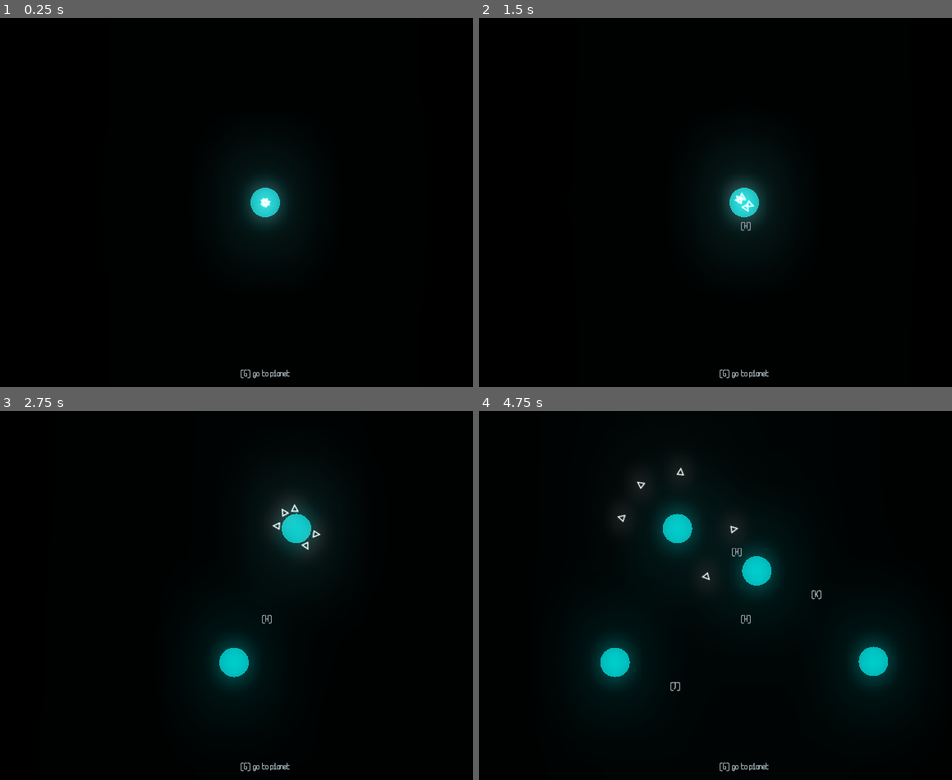
Above: before the commit, frames 1-4 (two rows, left to right).
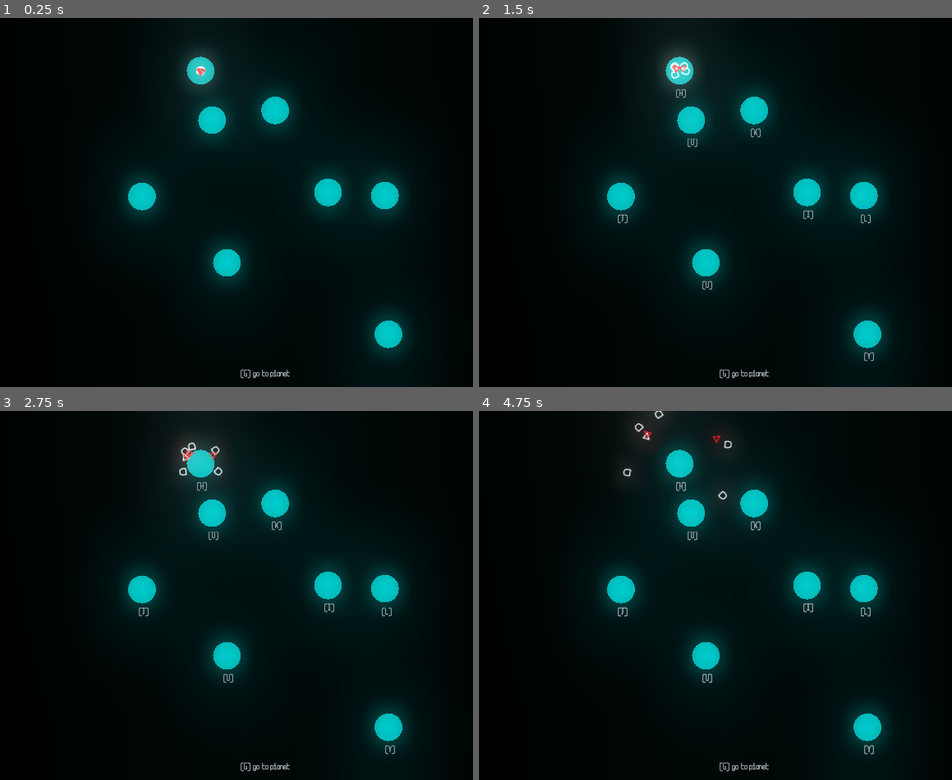
Above: after the commit, the same moments.

Repository: raffomania/aekisfour
Game: Godot game, scene res://main.tscn
Same seed, same stepped clock (60 frames per second), same inputs: the game is played once before the commit and once after it.
Inputs:
- Up to frame 1 (0.25 s): no input
- Up to frame 2 (1.5 s): tap Enter at 0.5 s; hold R (r) 0.53-1.28 s; tap G (g) at 0.6 s; tap R (r) at 1.35 s
- Up to frame 3 (2.75 s): tap S (s) at 1.55 s; hold S (s) from 2.03 s (still down); tap D (d, bound only after the commit) at 2.3 s
- Up to frame 4 (4.75 s): release S (s) at 2.78 s; tap D (d, bound only after the commit) at 2.85 s; tap G (g) at 3.05, 3.6 s; hold R (r) 3.53-4.28 s; tap R (r) at 4.35 s; tap S (s) at 4.55 s

The runs differ from the first frame. In frame 1, 13% of the frame differs, in the area x 25-88%, y 5-94%; in frame 2, 13%, in the area x 25-88%, y 4-94%; in frame 3, 11%; in frame 4, 11%.

Commit message:
add enemies and defense ships

Diff:
--- a/main.tscn
+++ b/main.tscn
@@ -1,10 +1,13 @@
-[gd_scene load_steps=10 format=2]
+[gd_scene load_steps=15 format=2]
 
-[ext_resource path="res://ship.svg" type="Texture" id=2]
-[ext_resource path="res://ships.gd" type="Script" id=3]
+[ext_resource path="res://ships/defense_ship.svg" type="Texture" id=1]
+[ext_resource path="res://ships/cargo_ship.svg" type="Texture" id=2]
+[ext_resource path="res://ships/cargo.gd" type="Script" id=3]
 [ext_resource path="res://camera.gd" type="Script" id=4]
 [ext_resource path="res://ui.tscn" type="PackedScene" id=5]
 [ext_resource path="res://planets.gd" type="Script" id=6]
+[ext_resource path="res://ships/defense.gd" type="Script" id=7]
+[ext_resource path="res://ships/enemy.gd" type="Script" id=8]
 
 [sub_resource type="Environment" id=1]
 background_mode = 4
@@ -21,12 +24,27 @@
 material = SubResource( 2 )
 size = Vector2( 12, 12 )
 
-[sub_resource type="MultiMesh" id=4]
+[sub_resource type="MultiMesh" id=8]
 color_format = 1
 instance_count = 5
 mesh = SubResource( 3 )
 transform_2d_array = PoolVector2Array( 1, 0, 0, 1, 0, 0, 1, 0, 0, 1, 0, 0, 1, 0, 0, 1, 0, 0, 1, 0, 0, 1, 0, 0, 1, 0, 0, 1, 0, 0 )
 color_array = PoolColorArray( 1, 1, 1, 1, 1, 1, 1, 1, 1, 1, 1, 1, 1, 1, 1, 1, 1, 1, 1, 1 )
+
+[sub_resource type="MultiMesh" id=7]
+color_format = 1
+instance_count = 1
+mesh = SubResource( 3 )
+transform_2d_array = PoolVector2Array( 1, 0, 0, 1, 0, 0 )
+color_array = PoolColorArray( 1, 1, 1, 1 )
+
+[sub_resource type="MultiMesh" id=6]
+color_format = 1
+instance_count = 10
+visible_instance_count = 3
+mesh = SubResource( 3 )
+transform_2d_array = PoolVector2Array( 1, 0, 0, 1, 0, 0, 1, 0, 0, 1, 0, 0, 1, 0, 0, 1, 0, 0, 1, 0, 0, 1, 0, 0, 1, 0, 0, 1, 0, 0, 1, 0, 0, 1, 0, 0, 1, 0, 0, 1, 0, 0, 1, 0, 0, 1, 0, 0, 1, 0, 0, 1, 0, 0, 1, 0, 0, 1, 0, 0 )
+color_array = PoolColorArray( 1, 1, 1, 1, 1, 1, 1, 1, 1, 1, 1, 1, 1, 1, 1, 1, 1, 1, 1, 1, 1, 1, 1, 1, 1, 1, 1, 1, 1, 1, 1, 1, 1, 1, 1, 1, 1, 1, 1, 1 )
 
 [node name="main" type="Node"]
 
@@ -36,10 +54,20 @@
 [node name="planets" type="Node" parent="."]
 script = ExtResource( 6 )
 
-[node name="ships" type="MultiMeshInstance2D" parent="."]
-multimesh = SubResource( 4 )
+[node name="cargo_ships" type="MultiMeshInstance2D" parent="."]
+multimesh = SubResource( 8 )
 texture = ExtResource( 2 )
 script = ExtResource( 3 )
+
+[node name="defense_ships" type="MultiMeshInstance2D" parent="."]
+multimesh = SubResource( 7 )
+texture = ExtResource( 1 )
+script = ExtResource( 7 )
+
+[node name="enemy_ships" type="MultiMeshInstance2D" parent="."]
+multimesh = SubResource( 6 )
+texture = ExtResource( 1 )
+script = ExtResource( 8 )
 
 [node name="camera" type="Node2D" parent="."]
 script = ExtResource( 4 )
--- a/planet.gd
+++ b/planet.gd
@@ -2,17 +2,20 @@
 
 class_name Planet
 
-enum building_type {RESOURCE, SHIPYARD, NONE}
+enum building_type {RESOURCE, SHIPYARD, DEFENSE, NONE}
 
 var resources = 0 setget set_resources
 var reserved_resources = 0 setget set_reserved_resources
 var selected = false setget set_selected
 var character
-var building = building_type.NONE
+var building = building_type.NONE setget set_building
+var health = 5 setget set_health
+var resource_timer
 
 const radius = 20
 const font = preload('res://mono.tres')
-const ship_texture = preload('res://ship.svg')
+const cargo_texture = preload('res://ships/cargo_ship.svg')
+const defense_texture = preload('res://ships/defense_ship.svg')
 
 func _draw():
 	draw_circle(Vector2.ZERO, radius, Color.teal)
@@ -26,13 +29,15 @@
 
 	if building == building_type.RESOURCE:
 		draw_circle(Vector2(0, 0), radius - 15, Color.white)
+	elif building == building_type.SHIPYARD:
+		draw_texture(cargo_texture, Vector2(-5, -5), Color.white)
+	elif building == building_type.DEFENSE:
+		draw_texture(defense_texture, Vector2(-5, -5), Color.white)
 
 	for i in range(resources):
 		var position = Vector2(radius + 5, 0).rotated(i * TAU / 20)
 		draw_circle(position, 2, Color.beige)
 
-	if building == building_type.SHIPYARD:
-		draw_texture(ship_texture, Vector2(-5, -5))
 
 
 func tick_resources():
@@ -40,24 +45,29 @@
 	update()
 
 func try_spawn_ship():
+	var ships = $'../../cargo_ships'
+	if building == building_type.DEFENSE:
+		ships = $'../../defense_ships'
 	if resources >= 5:
-		$'../../ships'.add_ship(self.global_position)
+		ships.add_ship(self.global_position)
 		resources -= 5
 		update()
 
 func set_building(type):
-	if building != building_type.NONE:
-		return
-
 	building = type
 	update()
 
 	if type == building_type.RESOURCE:
-		var resource_timer = Timer.new()
+		resource_timer = Timer.new()
 		resource_timer.wait_time = 5
 		resource_timer.connect('timeout', self, 'tick_resources')
 		add_child(resource_timer)
 		resource_timer.start()
+	elif type == building_type.NONE:
+		resources = 0
+		if is_instance_valid(resource_timer):
+			resource_timer.queue_free()
+
 
 func set_selected(value):
 	selected = value
@@ -66,9 +76,18 @@
 func set_resources(value):
 	resources = value
 	update()
-	if building == building_type.SHIPYARD:
+	if building == building_type.SHIPYARD or building == building_type.DEFENSE:
 		try_spawn_ship()
+
+func is_sink():
+	return building == building_type.SHIPYARD or building == building_type.DEFENSE
 
 func set_reserved_resources(value):
 	assert(value == 0 or building == building_type.RESOURCE)
 	reserved_resources = value
+
+func set_health(new_health):
+	health = new_health
+	if health <= 0:
+		# use `self.` to trigger setter method
+		self.building = building_type.NONE
--- a/planets.gd
+++ b/planets.gd
@@ -25,11 +25,12 @@
 
 		emit_signal('planets_updated')
 
-		yield(get_tree().create_timer(1.5), 'timeout')
+		# use for debugging planet generation
+		# yield(get_tree().create_timer(1.5), 'timeout')
 
 func get_new_planet_position(last_position: Vector2):
 	var position = Vector2(1, 0).rotated(randf() * TAU)\
-		* Ships.Ship.get_max_distance_from_home()\
+		* CargoShips.CargoShip.get_max_distance_from_home()\
 		+ last_position
 
 	var near_planets = []
--- a/project.godot
+++ b/project.godot
@@ -9,26 +9,38 @@
 config_version=4
 
 _global_script_classes=[ {
+"base": "MultiMeshInstance2D",
+"class": "CargoShips",
+"language": "GDScript",
+"path": "res://ships/cargo.gd"
+}, {
+"base": "MultiMeshInstance2D",
+"class": "DefenseShips",
+"language": "GDScript",
+"path": "res://ships/defense.gd"
+}, {
+"base": "MultiMeshInstance2D",
+"class": "EnemyShips",
+"language": "GDScript",
+"path": "res://ships/enemy.gd"
+}, {
 "base": "Node2D",
 "class": "Planet",
 "language": "GDScript",
 "path": "res://planet.gd"
-}, {
-"base": "MultiMeshInstance2D",
-"class": "Ships",
-"language": "GDScript",
-"path": "res://ships.gd"
 } ]
 _global_script_class_icons={
-"Planet": "",
-"Ships": ""
+"CargoShips": "",
+"DefenseShips": "",
+"EnemyShips": "",
+"Planet": ""
 }
 
 [application]
 
 config/name="Aekisfour"
 run/main_scene="res://main.tscn"
-config/icon="res://ship.svg"
+config/icon="res://ships/cargo_ship.svg"
 
 [display]
 
@@ -71,6 +83,11 @@
 "events": [ Object(InputEventKey,"resource_local_to_scene":false,"resource_name":"","device":0,"alt":false,"shift":false,"control":false,"meta":false,"command":false,"pressed":false,"scancode":83,"physical_scancode":0,"unicode":0,"echo":false,"script":null)
  ]
 }
+d={
+"deadzone": 0.5,
+"events": [ Object(InputEventKey,"resource_local_to_scene":false,"resource_name":"","device":0,"alt":false,"shift":false,"control":false,"meta":false,"command":false,"pressed":false,"scancode":0,"physical_scancode":68,"unicode":0,"echo":false,"script":null)
+ ]
+}
 
 [physics]
 
--- /dev/null
+++ b/ships/cargo.gd
@@ -0,0 +1,121 @@
+extends MultiMeshInstance2D
+
+class_name CargoShips
+
+var ships: Array = []
+
+func _ready():
+	yield($'../planets', 'planets_updated')
+	var planet = get_tree().get_nodes_in_group('planets')[0]
+	for i in range(self.multimesh.instance_count):
+		var ship = CargoShip.new()
+		ship.init(planet.global_position)
+		ships.push_back(ship)
+		multimesh.set_instance_transform_2d(i, ships[i].transform)
+		multimesh.set_instance_color(i, Color.white)
+
+func _process(dt):
+	var planets = get_tree().get_nodes_in_group('planets')
+	for i in range(self.multimesh.instance_count):
+		var ship = ships[i]
+		if not is_instance_valid(ship.target):
+			ship.update_target(planets)
+		ship.update(dt, ships)
+		multimesh.set_instance_transform_2d(i, ship.transform)
+	update()
+
+func _draw():
+	for ship in ships:
+		for i in range(ship.resources):
+			draw_circle(ship.transform.translated(Vector2(-10 + i * -5, 0)).origin, 2, Color.white)
+
+func add_ship(position):
+	multimesh.instance_count += 1
+	var ship = CargoShip.new()
+	ship.init(position)
+	ships.push_back(ship)
+	multimesh.set_instance_transform_2d(multimesh.instance_count, ship.transform)
+	multimesh.set_instance_color(multimesh.instance_count, Color.white)
+
+class CargoShip:
+	var transform: Transform2D
+	var last_target: Vector2
+	var target: Planet
+	var random_direction: Vector2 = Vector2(1, 0).rotated(randf() * TAU)
+	var velocity: Vector2 = Vector2(randf() - 0.5, randf() - 0.5)
+	var resources = 0
+	var reserved_resources = 0
+	const capacity = 2
+	const max_speed = 80
+	const steering = 1.45
+	const acceleration = 0.1
+	const separation = 0.03
+	const random_wander_strength = 2
+
+	func init(position: Vector2):
+		transform = Transform2D().translated(position)
+		last_target = position
+
+	func update(dt, ships):
+		var direction: Vector2 = velocity.normalized()
+		var deceleration = 0
+		if is_instance_valid(target):
+			var to_target = target.global_position - transform.origin
+			if to_target.length_squared() < 2000:
+				process_target()
+			else:
+				direction = to_target.normalized()
+				deceleration = clamp((400 - to_target.length())/400, 0, 1) * acceleration
+		else:
+			random_direction = random_direction.rotated((randf() - 0.5) * TAU * dt * random_wander_strength)
+
+			var back_home = last_target - transform.origin
+			var too_far_distance = back_home.length() - get_max_distance_from_home()
+			var distance_from_home_factor = max(0, too_far_distance * 0.001)
+			random_direction = random_direction.slerp(back_home.normalized(), clamp(distance_from_home_factor, 0, 1))
+
+			direction = random_direction
+
+		for ship in ships:
+			if ship == self:
+				continue
+
+			var from_other_to_self = self.transform.origin - ship.transform.origin
+			if from_other_to_self.length_squared() < 1500:
+				direction = direction.slerp(from_other_to_self.normalized(), separation)
+
+		velocity = velocity.normalized().slerp(direction, steering * dt) \
+			* lerp(velocity.length(), max_speed, (acceleration - deceleration) * dt) \
+			* (1 - deceleration * dt)
+
+		var new_transform = Transform2D().rotated(velocity.angle())
+		new_transform.origin = transform.origin + dt * velocity
+		transform = new_transform
+
+	func process_target():
+		if target.building == target.building_type.RESOURCE and target.resources > 0 and resources < capacity:
+			var amount = min(capacity - resources, target.resources)
+			target.resources -= amount
+			resources += amount
+		elif target.is_sink() and resources > 0:
+			target.resources += resources
+			resources = 0
+		target.reserved_resources -= reserved_resources
+		reserved_resources = 0
+		last_target = target.global_position
+		target = null
+
+	func update_target(planets):
+		var resource_sinks = [Planet.building_type.SHIPYARD, Planet.building_type.DEFENSE]
+		for planet in planets:
+			if planet.building in resource_sinks and resources > 0:
+				target = planet
+				return
+			elif planet.building == planet.building_type.RESOURCE and resources == 0 and planet.reserved_resources < planet.resources:
+				target = planet
+				planet.reserved_resources += capacity - resources
+				reserved_resources = capacity - resources
+				return
+
+	static func get_max_distance_from_home():
+		return 200
--- /dev/null
+++ b/ships/cargo_ship.svg
@@ -0,0 +1,57 @@
+<?xml version="1.0" encoding="UTF-8" standalone="no"?>
+<!-- Created with Inkscape (http://www.inkscape.org/) -->
+
+<svg
+   width="16mm"
+   height="16mm"
+   viewBox="0 0 16 16"
+   version="1.1"
+   id="svg5"
+   inkscape:export-filename="/home/rafael/workspace/game/aekisfour/ship.png"
+   inkscape:export-xdpi="5.2383471"
+   inkscape:export-ydpi="5.2383471"
+   inkscape:version="1.1.1 (3bf5ae0d25, 2021-09-20, custom)"
+   sodipodi:docname="cargo_ship.svg"
+   xmlns:inkscape="http://www.inkscape.org/namespaces/inkscape"
+   xmlns:sodipodi="http://sodipodi.sourceforge.net/DTD/sodipodi-0.dtd"
+   xmlns="http://www.w3.org/2000/svg"
+   xmlns:svg="http://www.w3.org/2000/svg">
+  <sodipodi:namedview
+     id="namedview7"
+     pagecolor="#000000"
+     bordercolor="#666666"
+     borderopacity="1.0"
+     inkscape:pageshadow="2"
+     inkscape:pageopacity="0"
+     inkscape:pagecheckerboard="true"
+     inkscape:document-units="mm"
+     showgrid="false"
+     width="80mm"
+     inkscape:zoom="8.902885"
+     inkscape:cx="38.526837"
+     inkscape:cy="33.865427"
+     inkscape:window-width="1910"
+     inkscape:window-height="1049"
+     inkscape:window-x="0"
+     inkscape:window-y="26"
+     inkscape:window-maximized="1"
+     inkscape:current-layer="layer1"
+     viewbox-width="80"
+     viewbox-height="80" />
+  <defs
+     id="defs2" />
+  <g
+     inkscape:label="Layer 1"
+     inkscape:groupmode="layer"
+     id="layer1"
+     transform="translate(-54.803398,-87.390378)">
+    <path
+       style="fill:none;stroke:#ffffff;stroke-width:1.74528;stroke-linecap:butt;stroke-linejoin:miter;stroke-miterlimit:4;stroke-dasharray:none;stroke-opacity:1"
+       d="M 68.39734,92.314727 C 66.133822,87.684119 56.802175,89.838265 56.802175,89.838265 l 0.455851,11.016425 c 0,0 8.687509,1.94991 11.113821,-2.291693 0.460645,-0.805284 0.475006,-5.328676 0.02549,-6.24827 z"
+       id="path873"
+       inkscape:export-filename="/home/rafael/workspace/game/aekisfour/ship.png"
+       inkscape:export-xdpi="2.7367003"
+       inkscape:export-ydpi="2.7367003"
+       sodipodi:nodetypes="sccss" />
+  </g>
+</svg>
--- a/ships.gd
+++ b/ships/defense.gd
@@ -1,6 +1,6 @@
 extends MultiMeshInstance2D
 
-class_name Ships
+class_name DefenseShips
 
 var ships: Array = []
 
@@ -8,64 +8,65 @@
 	yield($'../planets', 'planets_updated')
 	var planet = get_tree().get_nodes_in_group('planets')[0]
 	for i in range(self.multimesh.instance_count):
-		var ship = Ship.new()
+		var ship = DefenseShip.new()
 		ship.init(planet.global_position)
 		ships.push_back(ship)
 		multimesh.set_instance_transform_2d(i, ships[i].transform)
 		multimesh.set_instance_color(i, Color.white)
 
 func _process(dt):
-	var planets = get_tree().get_nodes_in_group('planets')
+	var enemies = $'../enemy_ships'.ships
 	for i in range(self.multimesh.instance_count):
 		var ship = ships[i]
 		if not is_instance_valid(ship.target):
-			ship.update_target(planets)
-		ship.update(dt, ships)
+			ship.update_target(enemies)
+		ship.update(dt)
 		multimesh.set_instance_transform_2d(i, ship.transform)
 	update()
 
 func _draw():
 	for ship in ships:
-		for i in range(ship.resources):
-			draw_circle(ship.transform.translated(Vector2(-10 + i * -5, 0)).origin, 2, Color.white)
+		if ship.laser != null:
+			draw_line(ship.transform.origin, ship.laser, Color.red, 3.0)
 
 func add_ship(position):
 	multimesh.instance_count += 1
-	var ship = Ship.new()
+	var ship = DefenseShip.new()
 	ship.init(position)
 	ships.push_back(ship)
 	multimesh.set_instance_transform_2d(multimesh.instance_count, ship.transform)
 	multimesh.set_instance_color(multimesh.instance_count, Color.white)
 
-class Ship:
+class DefenseShip:
 	var transform: Transform2D
 	var last_target: Vector2
-	var target: Planet
+	var target = null
 	var random_direction: Vector2 = Vector2(1, 0).rotated(randf() * TAU)
 	var velocity: Vector2 = Vector2(randf() - 0.5, randf() - 0.5)
-	var resources = 0
-	var reserved_resources = 0
+	var time_since_shot = 0
+	var laser = null
 	const capacity = 2
 	const max_speed = 80
-	const steering = 1.45
+	const steering = 1.75
 	const acceleration = 0.1
-	const separation = 0.03
 	const random_wander_strength = 2
+	const cooldown = 2
 
 	func init(position: Vector2):
 		transform = Transform2D().translated(position)
 		last_target = position
 
-	func update(dt, ships):
+	func update(dt):
 		var direction: Vector2 = velocity.normalized()
-		var deceleration = 0
-		if is_instance_valid(target):
-			var to_target = target.global_position - transform.origin
-			if to_target.length_squared() < 2000:
+		time_since_shot += dt
+		if target != null:
+			var to_target = target.transform.origin - transform.origin
+
+			# shoot the target
+			if to_target.length_squared() < 2000 and time_since_shot > cooldown:
 				process_target()
 			else:
 				direction = to_target.normalized()
-				deceleration = clamp((400 - to_target.length())/400, 0, 1) * acceleration
 		else:
 			random_direction = random_direction.rotated((randf() - 0.5) * TAU * dt * random_wander_strength)
 
@@ -76,45 +77,29 @@
 
 			direction = random_direction
 
-		for ship in ships:
-			if ship == self:
-				continue
-
-			var from_other_to_self = self.transform.origin - ship.transform.origin
-			if from_other_to_self.length_squared() < 1500:
-				direction = direction.slerp(from_other_to_self.normalized(), separation)
+		# remove laser beam after a little while
+		if laser != null and time_since_shot > 0.2:
+			laser = null
 
 		velocity = velocity.normalized().slerp(direction, steering * dt) \
-			* lerp(velocity.length(), max_speed, (acceleration - deceleration) * dt) \
-			* (1 - deceleration * dt)
+			* lerp(velocity.length(), max_speed, acceleration * dt)
 
 		var new_transform = Transform2D().rotated(velocity.angle())
 		new_transform.origin = transform.origin + dt * velocity
 		transform = new_transform
 
 	func process_target():
-		if target.building == target.building_type.RESOURCE and target.resources > 0 and resources < capacity:
-			var amount = min(capacity - resources, target.resources)
-			target.resources -= amount
-			resources += amount
-		elif target.building == target.building_type.SHIPYARD and resources > 0:
-			target.resources += resources
-			resources = 0
-		target.reserved_resources -= reserved_resources
-		reserved_resources = 0
-		last_target = target.global_position
-		target = null
+		target.health -= 1
+		time_since_shot = 0
+		laser = target.transform.origin
+		if target.health <= 0:
+			last_target = target.transform.origin
+			target = null
 
-	func update_target(planets):
-		for planet in planets:
-			if planet.building == planet.building_type.SHIPYARD and resources > 0:
-				target = planet
-				return
-			elif planet.building == planet.building_type.RESOURCE and resources == 0 and planet.reserved_resources < planet.resources:
-				target = planet
-				planet.reserved_resources += capacity - resources
-				reserved_resources = capacity - resources
-				return
+	func update_target(enemies):
+		for enemy in enemies:
+			target = enemy
+			return
 
 	static func get_max_distance_from_home():
 		return 200
--- a/ship.svg
+++ b/ships/defense_ship.svg
@@ -10,8 +10,8 @@
    inkscape:export-filename="/home/rafael/workspace/game/aekisfour/ship.png"
    inkscape:export-xdpi="5.2383471"
    inkscape:export-ydpi="5.2383471"
-   inkscape:version="1.1 (c4e8f9ed74, 2021-05-24)"
-   sodipodi:docname="ship.svg"
+   inkscape:version="1.1.1 (3bf5ae0d25, 2021-09-20, custom)"
+   sodipodi:docname="cargo_ship.svg"
    xmlns:inkscape="http://www.inkscape.org/namespaces/inkscape"
    xmlns:sodipodi="http://sodipodi.sourceforge.net/DTD/sodipodi-0.dtd"
    xmlns="http://www.w3.org/2000/svg"
--- /dev/null
+++ b/ships/enemy.gd
@@ -0,0 +1,101 @@
+
+extends MultiMeshInstance2D
+
+class_name EnemyShips
+
+var ships: Array = []
+var lasers: Array = []
+
+func _ready():
+	yield($'../planets', 'planets_updated')
+	var planet = get_tree().get_nodes_in_group('planets')[0]
+	for i in range(self.multimesh.visible_instance_count):
+		var ship = EnemyShip.new()
+		ship.init(planet.global_position)
+		ships.push_back(ship)
+		multimesh.set_instance_transform_2d(i, ships[i].transform)
+		multimesh.set_instance_color(i, Color.red)
+
+func _process(dt):
+	var planets = get_tree().get_nodes_in_group('planets')
+
+	# remove dead ships first, as the loop below doesn't handle vanishing
+	# elements well
+	for ship in ships:
+		if ship.health <= 0:
+			remove_ship(ship)
+
+	for i in range(self.multimesh.visible_instance_count):
+		var ship = ships[i]
+		if not is_instance_valid(ship.target):
+			ship.update_target(planets)
+		ship.update(dt)
+		multimesh.set_instance_transform_2d(i, ship.transform)
+
+	update()
+
+func _draw():
+	for ship in ships:
+		if ship.laser != null:
+			draw_line(ship.transform.origin, ship.laser, Color.red, 3.0)
+
+func remove_ship(ship):
+	multimesh.visible_instance_count -= 1
+	ships.erase(ship)
+
+func add_ship(position):
+	multimesh.visible_instance_count += 1
+	var ship = EnemyShip.new()
+	ship.init(position)
+	ships.push_back(ship)
+	multimesh.set_instance_transform_2d(multimesh.instance_count, ship.transform)
+	multimesh.set_instance_color(multimesh.visible_instance_count, Color.white)
+
+class EnemyShip:
+	var transform: Transform2D
+	var target: Planet
+	var velocity: Vector2 = Vector2(randf() - 0.5, randf() - 0.5)
+	var time_since_shot = 0
+	var laser = null
+	var health = 2
+	const max_speed = 80
+	const steering = 1.1
+	const acceleration = 0.08
+	const cooldown = 2
+
+	func init(position: Vector2):
+		transform = Transform2D().translated(position)
+
+	func update(dt):
+		var direction: Vector2 = velocity.normalized()
+		time_since_shot += dt
+		if is_instance_valid(target):
+			var to_target = target.global_position - transform.origin
+			if to_target.length_squared() < 2000 and time_since_shot > cooldown:
+				process_target()
+			else:
+				direction = to_target.normalized()
+
+		# remove laser beam after a while
+		if laser != null and time_since_shot > 0.2:
+			laser = null
+
+		velocity = velocity.normalized().slerp(direction, steering * dt) \
+			* lerp(velocity.length(), max_speed, acceleration * dt)
+
+		var new_transform = Transform2D().rotated(velocity.angle())
+		new_transform.origin = transform.origin + dt * velocity
+		transform = new_transform
+
+	func process_target():
+		target.health -= 1
+		time_since_shot = 0
+		laser = target.global_position
+		if target.health <= 0:
+			target = null
+
+	func update_target(planets):
+		for planet in planets:
+			if planet.building != Planet.building_type.NONE:
+				target = planet
+				return
--- a/ui.gd
+++ b/ui.gd
@@ -21,6 +21,9 @@
 	elif event.is_action_pressed('s') and is_instance_valid(selected_planet):
 		selected_planet.set_building(selected_planet.building_type.SHIPYARD)
 		modeline.text = '[G] go to planet%s' % line_for_planet(selected_planet)
+	elif event.is_action_pressed('d') and is_instance_valid(selected_planet):
+		selected_planet.set_building(Planet.building_type.DEFENSE)
+		modeline.text = '[G] go to planet%s' % line_for_planet(selected_planet)
 	elif event is InputEventKey and not event.pressed and is_selecting:
 		var planets = get_tree().get_nodes_in_group('planets')
 		var planet
@@ -35,7 +38,7 @@
 
 func line_for_planet(planet):
 	if planet.building == planet.building_type.NONE:
-		return '   [R] build resource extractor   [S] build shipyard'
+		return '   [R] build resource extractor   [S] build cargo shipyard   [D] build defense shipyard'
 	else:
 		return ''
 
Not shown, changed: ships/cargo_ship.svg.import
Not shown, added: ships/defense_ship.svg.import
